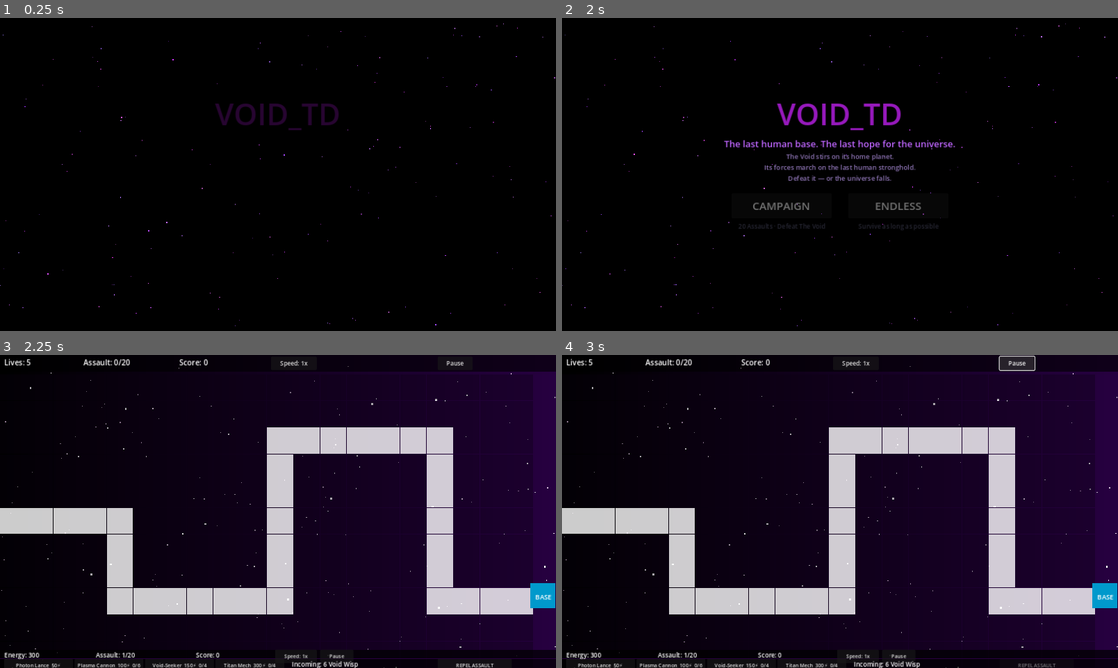
Above: before the commit, frames 1-4 (two rows, left to right).
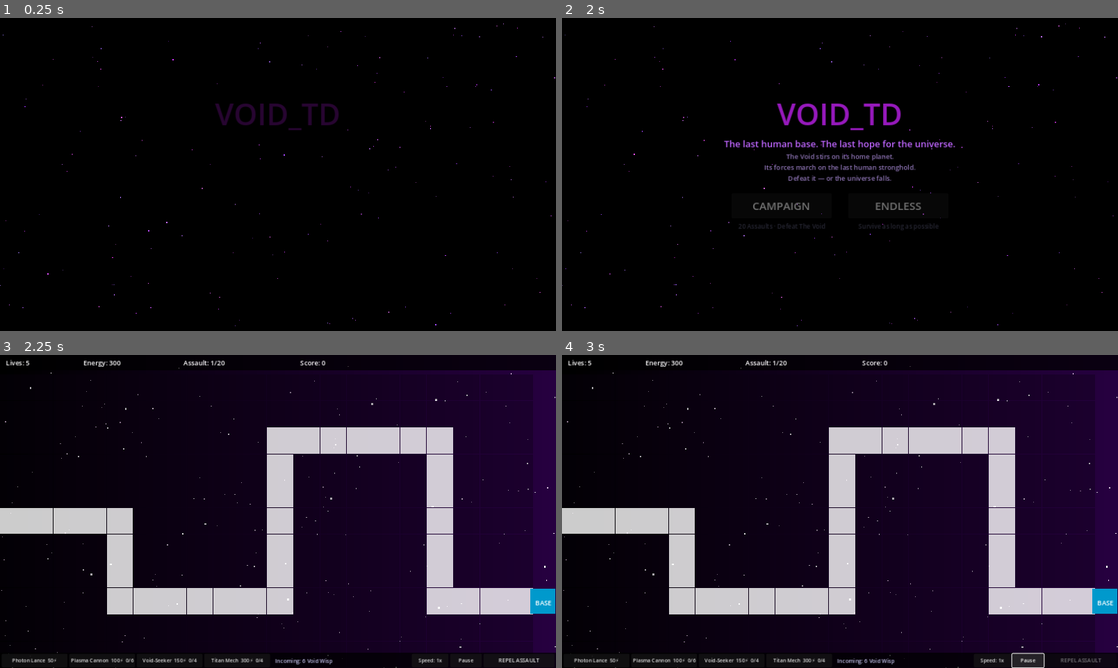
Above: after the commit, the same moments.

Repository: brew354/void_TD
Game: Godot game, scene res://Scenes/MenuScene.tscn
The game is run twice, just before and just after one commit, with the same random seed, the same clock (stepped at 60 frames per second) and the same inputs.
Inputs (mouse positions are in pixels of both pictures, inside the frame that each line leads up to):
- Up to frame 1 (0.25 s): no input
- Up to frame 2 (2 s): tap Enter at 0.5 s; move the mouse to (962, 158) at 0.52 s; tap 1 at 0.6 s; click (962, 158) at 0.67 s; tap Space at 0.77, 1.52 s; move the mouse to (728, 190) at 1.27 s; tap 2 at 1.35 s; click (728, 190) at 1.42 s
- Up to frame 3 (2.25 s): click "CAMPAIGN" at 2 s
- Up to frame 4 (3 s): click "Pause" at 2.75 s

Frames 1-2 are identical in both runs. In frame 3, 2.7% of the frame differs, in the area x 0-100%, y 1-100%; in frame 4, 3.1%, in the area x 0-100%, y 0-100%.

Commit message:
Fix HUD duplication and center enemies on path tiles
HUD: remove duplicated labels/buttons — top bar is info-only (Lives,
Energy, Assault, Score), bottom bar is actions-only (tower buttons +
Incoming + Speed + Pause + REPEL ASSAULT) in a single 36px row.

GameConfig: shift PATH_WAYPOINTS to tile centers so enemies travel
through the middle of path tiles instead of along their edges.

Co-Authored-By: Claude Sonnet 4.6 <noreply@anthropic.com>

Diff:
--- a/Void_TD/HUD/HUDNode.gd
+++ b/Void_TD/HUD/HUDNode.gd
@@ -12,13 +12,14 @@
 signal sell_pressed
 signal upgrade_panel_closed
 
-# Bottom bar layout
-# Row 1 (info/controls): y=706, height=22
-# Row 2 (towers + wave):  y=728, height=22
-const _ROW1_Y: float = 706.0
-const _ROW2_Y: float = 728.0
-const _BTN_H:  float = 22.0
-const _BTN_W:  float = 165.0  # tower button width
+# Top bar:    y=0,   h=36  — info labels only
+# Bottom bar: y=714, h=36  — tower buttons + controls
+const _TOP_H:  float = 36.0
+const _BOT_Y:  float = 714.0
+const _BOT_H:  float = 36.0
+const _BTN_H:  float = 32.0   # button height inside bottom bar
+const _BTN_W:  float = 158.0  # tower button width
+const _BTN_GAP: float = 4.0
 
 var _lives_label: Label
 var _wave_label: Label
@@ -51,69 +52,40 @@
 	_build_hud()
 
 func _build_hud() -> void:
-	# ── Top bar ───────────────────────────────────────────────────────────────
+	# ── Top bar — info only ───────────────────────────────────────────────────
 	var top_bg = ColorRect.new()
-	top_bg.color = Color(0, 0, 0, 0.6)
-	top_bg.size = Vector2(1334, 40)
+	top_bg.color = Color(0, 0, 0, 0.72)
+	top_bg.size = Vector2(1334, _TOP_H)
 	top_bg.position = Vector2.ZERO
 	add_child(top_bg)
 
-	_lives_label = _make_label("Lives: 5", Vector2(10, 5))
+	_lives_label = _make_label("Lives: 5", Vector2(14, 7))
 	add_child(_lives_label)
 
-	_wave_label = _make_label("Assault: 0/20", Vector2(200, 5))
+	_credits_label = _make_label("Energy: 300", Vector2(200, 7))
+	add_child(_credits_label)
+
+	_wave_label = _make_label("Assault: 0/20", Vector2(440, 7))
 	add_child(_wave_label)
 
-	_score_label = _make_label("Score: 0", Vector2(430, 5))
+	_score_label = _make_label("Score: 0", Vector2(720, 7))
 	add_child(_score_label)
 
-	_speed_btn = _make_button("Speed: 1x", Vector2(650, 4), Vector2(110, 30))
-	_speed_btn.pressed.connect(_on_speed_btn_pressed)
-	add_child(_speed_btn)
-
-	_pause_btn = _make_button("Pause", Vector2(1050, 4), Vector2(84, 30))
-	_pause_btn.pressed.connect(func(): pause_pressed.emit())
-	add_child(_pause_btn)
-
-	# ── Bottom bar (2 rows) ───────────────────────────────────────────────────
+	# ── Bottom bar — actions only ─────────────────────────────────────────────
 	var bot_bg = ColorRect.new()
-	bot_bg.color = Color(0, 0, 0, 0.7)
-	bot_bg.size = Vector2(1334, 44)
-	bot_bg.position = Vector2(0, _ROW1_Y)
+	bot_bg.color = Color(0, 0, 0, 0.72)
+	bot_bg.size = Vector2(1334, _BOT_H)
+	bot_bg.position = Vector2(0, _BOT_Y)
 	add_child(bot_bg)
 
-	# Divider between rows
-	var divider = ColorRect.new()
-	divider.color = Color(0.25, 0.0, 0.4, 0.6)
-	divider.size = Vector2(1334, 1)
-	divider.position = Vector2(0, _ROW2_Y - 1)
-	add_child(divider)
-
-	# ── Row 1: info + controls ────────────────────────────────────────────────
-	_credits_label = _make_small_label("Energy: 300", Vector2(10, _ROW1_Y + 2))
-	add_child(_credits_label)
-
-	_wave_label = _make_small_label("Assault: 0/20", Vector2(230, _ROW1_Y + 2))
-	add_child(_wave_label)
-
-	_score_label = _make_small_label("Score: 0", Vector2(470, _ROW1_Y + 2))
-	add_child(_score_label)
-
-	_speed_btn = _make_button("Speed: 1x", Vector2(660, _ROW1_Y), Vector2(100, _BTN_H))
-	_speed_btn.add_theme_font_size_override("font_size", 12)
-	_speed_btn.pressed.connect(_on_speed_btn_pressed)
-	add_child(_speed_btn)
-
-	_pause_btn = _make_button("Pause", Vector2(768, _ROW1_Y), Vector2(80, _BTN_H))
-	_pause_btn.add_theme_font_size_override("font_size", 12)
-	_pause_btn.pressed.connect(func(): pause_pressed.emit())
-	add_child(_pause_btn)
-
-	# ── Row 2: tower buttons + incoming + launch ──────────────────────────────
+	var btn_y: float = _BOT_Y + (_BOT_H - _BTN_H) / 2.0  # vertically centered in bar
+
+	# Tower buttons — left-aligned
 	for i in _TOWER_TYPES.size():
 		var t = _TOWER_TYPES[i]
 		var s = TowerDefinition.stats(t)
-		var btn = _make_button(s["label"], Vector2(10 + i * (_BTN_W + 4), _ROW2_Y), Vector2(_BTN_W, _BTN_H))
+		var bx: float = _BTN_GAP + i * (_BTN_W + _BTN_GAP)
+		var btn = _make_button(s["label"], Vector2(bx, btn_y), Vector2(_BTN_W, _BTN_H))
 		btn.add_theme_font_size_override("font_size", 12)
 		var captured = t
 		btn.pressed.connect(func():
@@ -123,14 +95,30 @@
 		add_child(btn)
 		_tower_btns.append(btn)
 
-	_next_wave_label = _make_small_label("", Vector2(700, _ROW2_Y + 2))
-	_next_wave_label.size = Vector2(340, 20)
-	add_child(_next_wave_label)
-
-	_start_wave_btn = _make_button("REPEL ASSAULT", Vector2(1050, _ROW2_Y), Vector2(178, _BTN_H))
-	_start_wave_btn.add_theme_font_size_override("font_size", 12)
+	# Right-side controls — laid out right-to-left so REPEL is flush with edge
+	# REPEL ASSAULT button
+	_start_wave_btn = _make_button("REPEL ASSAULT", Vector2(1160, btn_y), Vector2(170, _BTN_H))
+	_start_wave_btn.add_theme_font_size_override("font_size", 13)
 	_start_wave_btn.pressed.connect(func(): start_wave_pressed.emit())
 	add_child(_start_wave_btn)
+
+	# Pause button
+	_pause_btn = _make_button("Pause", Vector2(1080, btn_y), Vector2(76, _BTN_H))
+	_pause_btn.add_theme_font_size_override("font_size", 12)
+	_pause_btn.pressed.connect(func(): pause_pressed.emit())
+	add_child(_pause_btn)
+
+	# Speed button
+	_speed_btn = _make_button("Speed: 1x", Vector2(988, btn_y), Vector2(88, _BTN_H))
+	_speed_btn.add_theme_font_size_override("font_size", 12)
+	_speed_btn.pressed.connect(_on_speed_btn_pressed)
+	add_child(_speed_btn)
+
+	# Incoming wave label — fills the gap between tower buttons and right controls
+	var tower_section_end: float = _BTN_GAP + _TOWER_TYPES.size() * (_BTN_W + _BTN_GAP)
+	_next_wave_label = _make_small_label("", Vector2(tower_section_end + 8, _BOT_Y + 9))
+	_next_wave_label.size = Vector2(988 - tower_section_end - 12, 20)
+	add_child(_next_wave_label)
 
 	_build_upgrade_panel()
 
@@ -192,7 +180,7 @@
 	var pw: float = _upgrade_panel.size.x
 	var ph: float = _upgrade_panel.size.y
 	var px := clampf(screen_pos.x - pw / 2.0, 4.0, 1330.0 - pw)
-	var py := clampf(screen_pos.y - ph - 44.0, 44.0, _ROW1_Y - ph - 4.0)
+	var py := clampf(screen_pos.y - ph - 44.0, _TOP_H + 4.0, _BOT_Y - ph - 4.0)
 	_upgrade_panel.position = Vector2(px, py)
 	_upgrade_panel.visible = true
 
@@ -213,7 +201,7 @@
 	var pw: float = _upgrade_panel.size.x
 	var ph: float = _upgrade_panel.size.y
 	var px := clampf(screen_pos.x - pw / 2.0, 4.0, 1330.0 - pw)
-	var py := clampf(screen_pos.y - ph - 44.0, 44.0, _ROW1_Y - ph - 4.0)
+	var py := clampf(screen_pos.y - ph - 44.0, _TOP_H + 4.0, _BOT_Y - ph - 4.0)
 	_upgrade_panel.position = Vector2(px, py)
 	_upgrade_panel.visible = true
 
@@ -226,15 +214,15 @@
 	lbl.text = text
 	lbl.position = pos
 	lbl.add_theme_color_override("font_color", Color.WHITE)
-	lbl.add_theme_font_size_override("font_size", 18)
+	lbl.add_theme_font_size_override("font_size", 16)
 	return lbl
 
 func _make_small_label(text: String, pos: Vector2) -> Label:
 	var lbl = Label.new()
 	lbl.text = text
 	lbl.position = pos
-	lbl.add_theme_color_override("font_color", Color.WHITE)
-	lbl.add_theme_font_size_override("font_size", 15)
+	lbl.add_theme_color_override("font_color", Color(0.75, 0.75, 0.9))
+	lbl.add_theme_font_size_override("font_size", 13)
 	return lbl
 
 func _make_button(text: String, pos: Vector2, sz: Vector2 = Vector2(120, 28)) -> Button:
--- a/Void_TD/Models/GameConfig.gd
+++ b/Void_TD/Models/GameConfig.gd
@@ -11,16 +11,18 @@
 const STARTING_CREDITS: int = 300
 const WAVE_COMPLETE_BONUS: int = 75
 
-# Path waypoints in scene coordinates
+# Path waypoints in scene coordinates — centered on path tiles
+# Tile center formula: (col*64+32, GRID_ORIGIN.y + row*64+32) = (col*64+32, row*64+78)
+# Horizontal segments use row center y; vertical segments use col center x
 const PATH_WAYPOINTS: Array = [
-	Vector2(32,   384),
-	Vector2(256,  384),
-	Vector2(256,  576),
-	Vector2(640,  576),
-	Vector2(640,  192),
-	Vector2(1024, 192),
-	Vector2(1024, 576),
-	Vector2(1302, 576),
+	Vector2(32,   398),   # col 0,  row 5
+	Vector2(288,  398),   # col 4,  row 5
+	Vector2(288,  590),   # col 4,  row 8
+	Vector2(672,  590),   # col 10, row 8
+	Vector2(672,  206),   # col 10, row 2
+	Vector2(1056, 206),   # col 16, row 2
+	Vector2(1056, 590),   # col 16, row 8
+	Vector2(1302, 590),   # exit,   row 8
 ]
 
 # Grid origin (top-left corner of tile [0,0])
